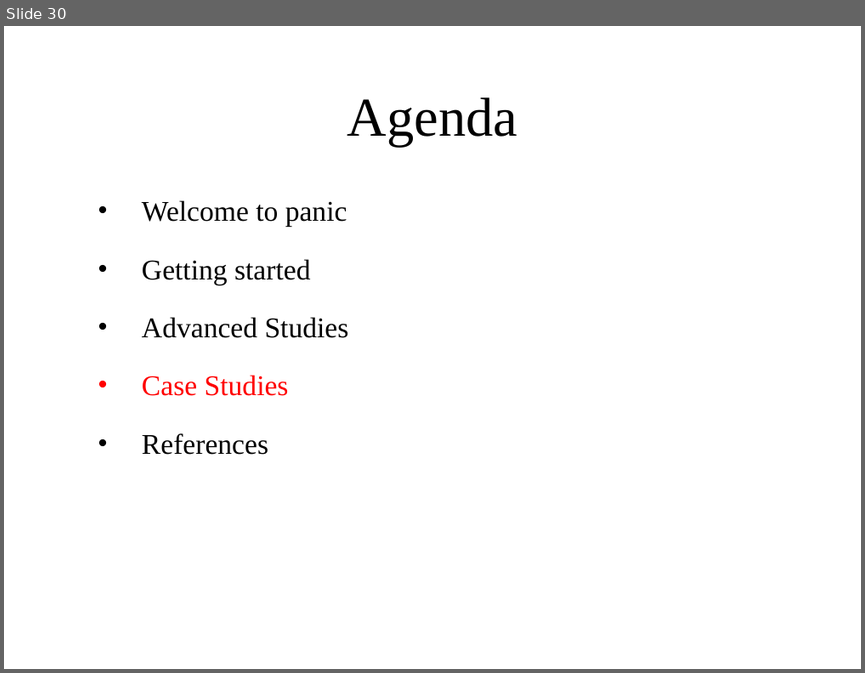
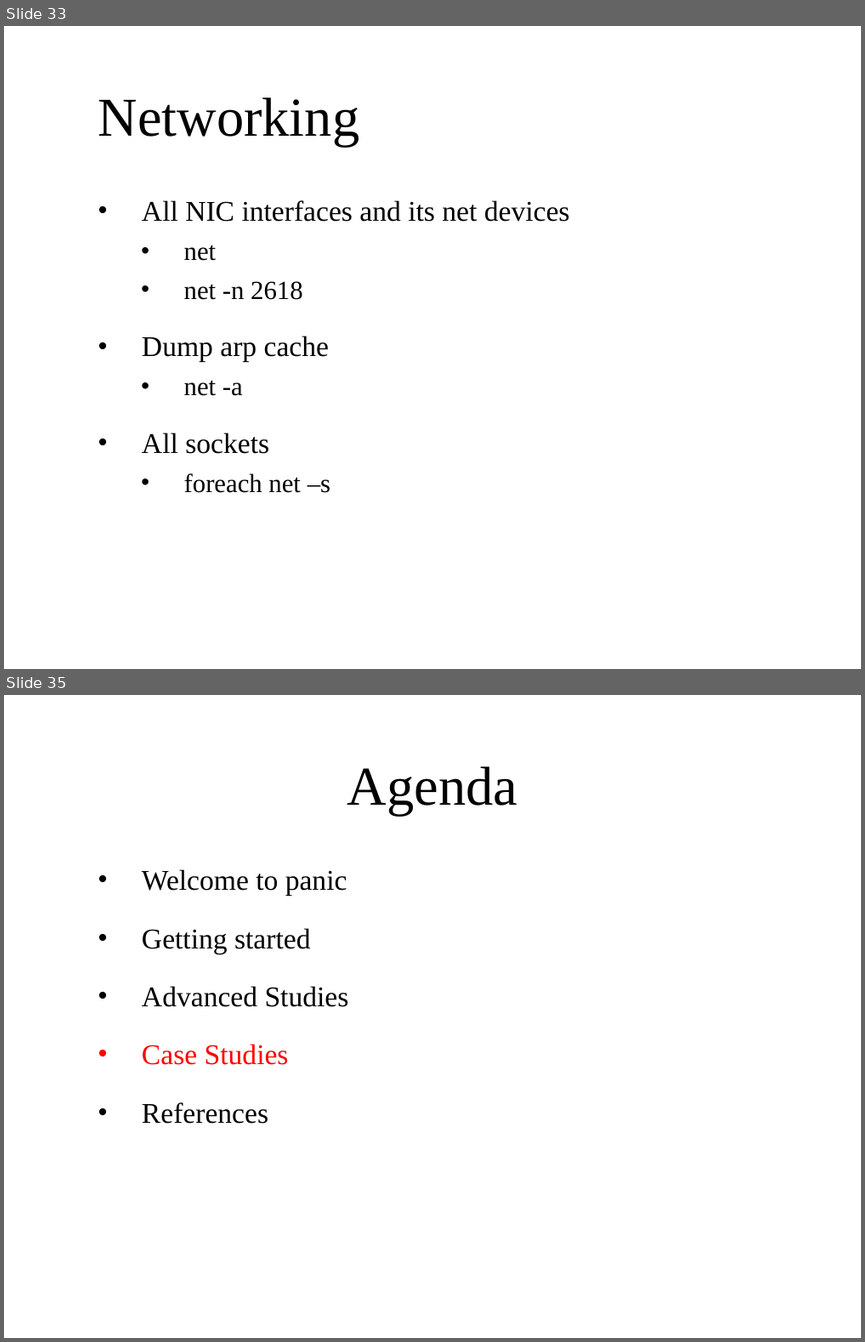
Before and after one commit to yangoliver/mydoc, a slide deck: slides/2017/linux_crash_dump_analysis.pptx. Shown one above the other, each under a label of ours: slide 30 before the commit, slides 33 and 35 after it; the slides between them are not shown. The pictures are 865x673 and 865x1342 pixels, drawn with LibreOffice and Linux fonts; fonts in the diff are those of the drawing; background and template pictures are left out. Boxes give left, top, right and bottom in pixels: in the first picture for what was removed or moved away, otherwise in the second. Text is boxed around its words. In the diff, an @@ line names an element or a change of style, - is before the commit and + after.

```diff
--- a/slides/2017/linux_crash_dump_analysis.pptx
+++ b/slides/2017/linux_crash_dump_analysis.pptx
@@ slide 33 added at (4, 26, 861, 669), background picture (left out) @@
@@ title added at (98, 97, 359, 146), 46 pt, text #000000 @@
+Networking
@@ text added at (142, 200, 570, 493), 24 pt, text #000000 @@
+• All NIC interfaces and its net devices
+  • net
+  • net -n 2618
+• Dump arp cache
+  • net -a
+• All sockets
+  • foreach net –s
@@ what was slide 30 is now slide 35 @@
```
Also in this commit, not shown: 3 slides changed, 4 other slides added.
